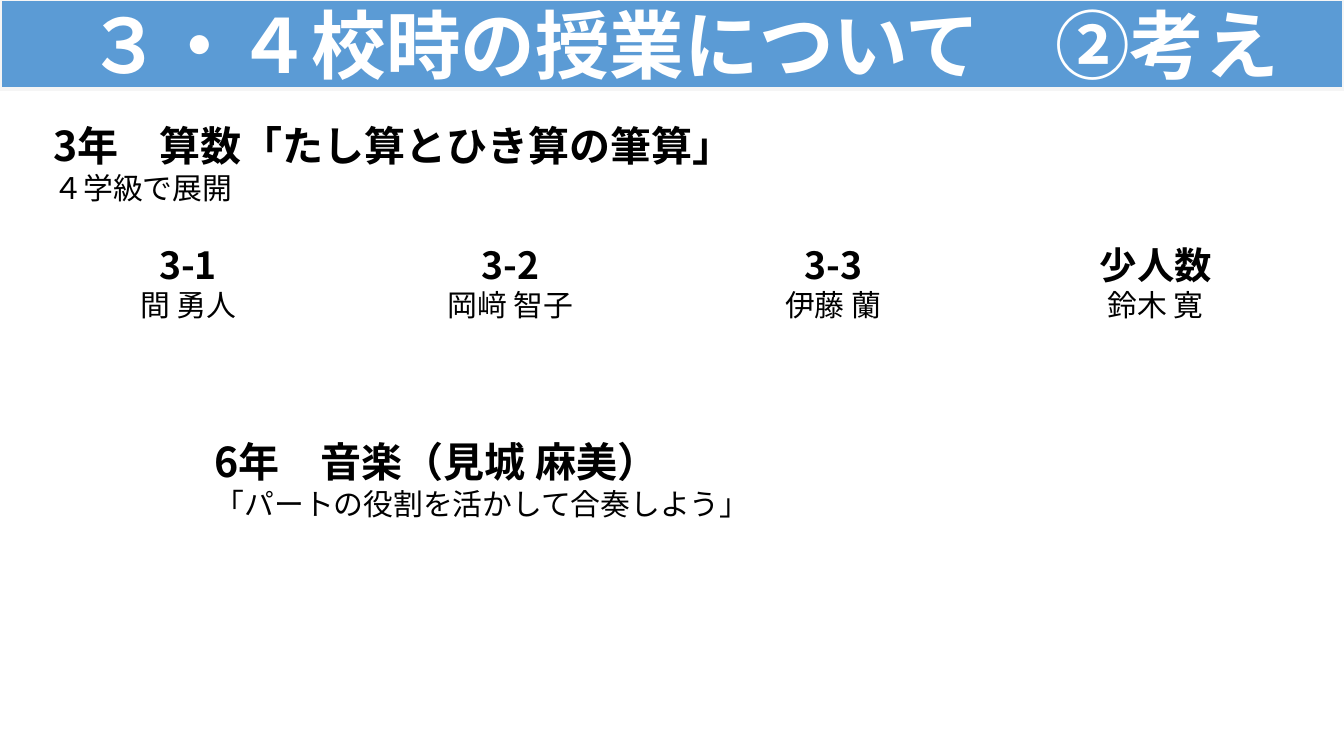
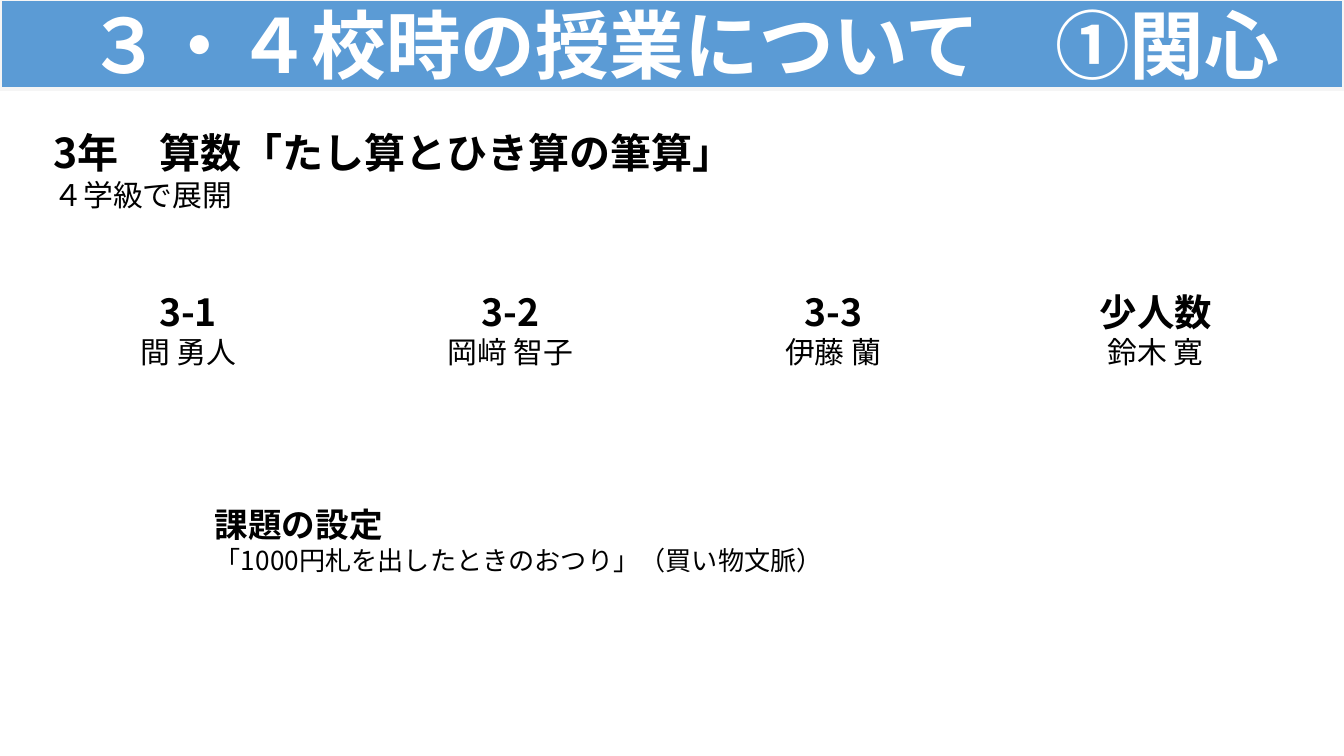
Before and after one commit to contynet730-star/con30, a slide deck: slide 8 of output/★指導課訪問★３・４校時指導助言資料（例）.pptx (slide 9 before the commit). Drawn at 1344x756 pixels with LibreOffice and Linux fonts; fonts in the diff are those of the drawing. Boxes give left, top, right and bottom in pixels: in the first picture for what was removed or moved away, otherwise in the second. Text is boxed around its words. In the diff, an @@ line names an element or a change of style, - is before the commit and + after.

```diff
--- a/output/★指導課訪問★３・４校時指導助言資料（例）.pptx
+++ b/output/★指導課訪問★３・４校時指導助言資料（例）.pptx
@@ text in rectangle at (88,0,1279,92): text changed @@
-３・４校時の授業について ②考え
+３・４校時の授業について ①関心
@@ text "3年 算数「たし算とひき算の筆算」": place and size @@
-text "3年 算数「たし算とひき算の筆算」" at (53,126,734,202)
+text "3年 算数「たし算とひき算の筆算」" at (53,133,734,209)
@@ text "3-1": place and size @@
-text "3-1" at (140,251,237,319)
+text "3-1" at (140,298,237,366)
@@ text "3-2": place and size @@
-text "3-2" at (448,251,574,319)
+text "3-2" at (448,298,574,366)
@@ text "3-3": place and size @@
-text "3-3" at (785,251,881,319)
+text "3-3" at (785,298,881,366)
@@ text "少人数": place and size @@
-text "少人数" at (1100,247,1212,319)
+text "少人数" at (1100,294,1212,366)
@@ text removed at (215,442,750,518) @@
-6年 音楽（見城 麻美）
-「パートの役割を活かして合奏しよう」
@@ text added at (215,508,823,573), 14 pt, text #000000 @@
+課題の設定
+「1000円札を出したときのおつり」（買い物文脈）
```
Also in this commit, not shown: 3 other slides changed.
